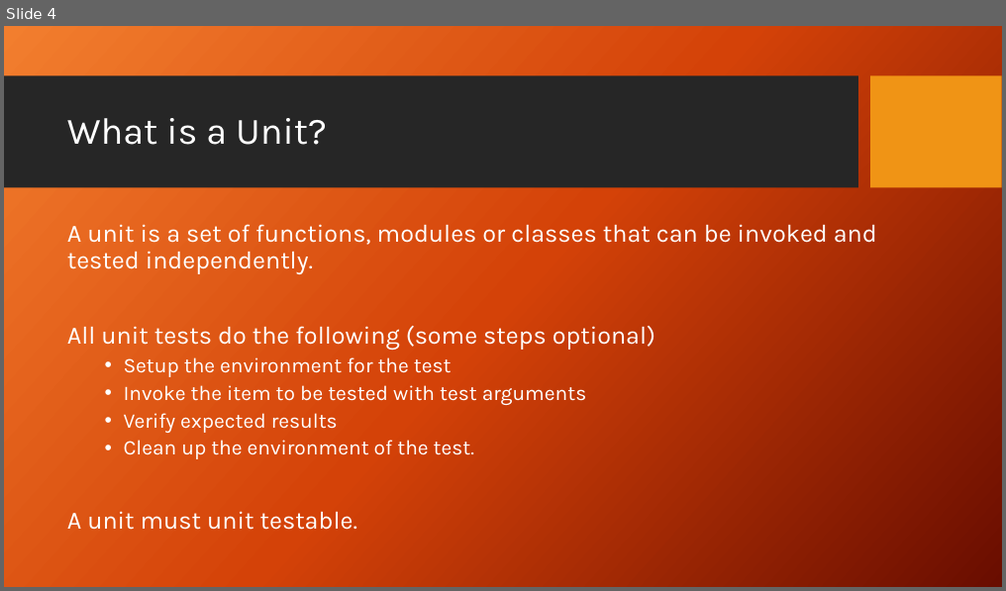
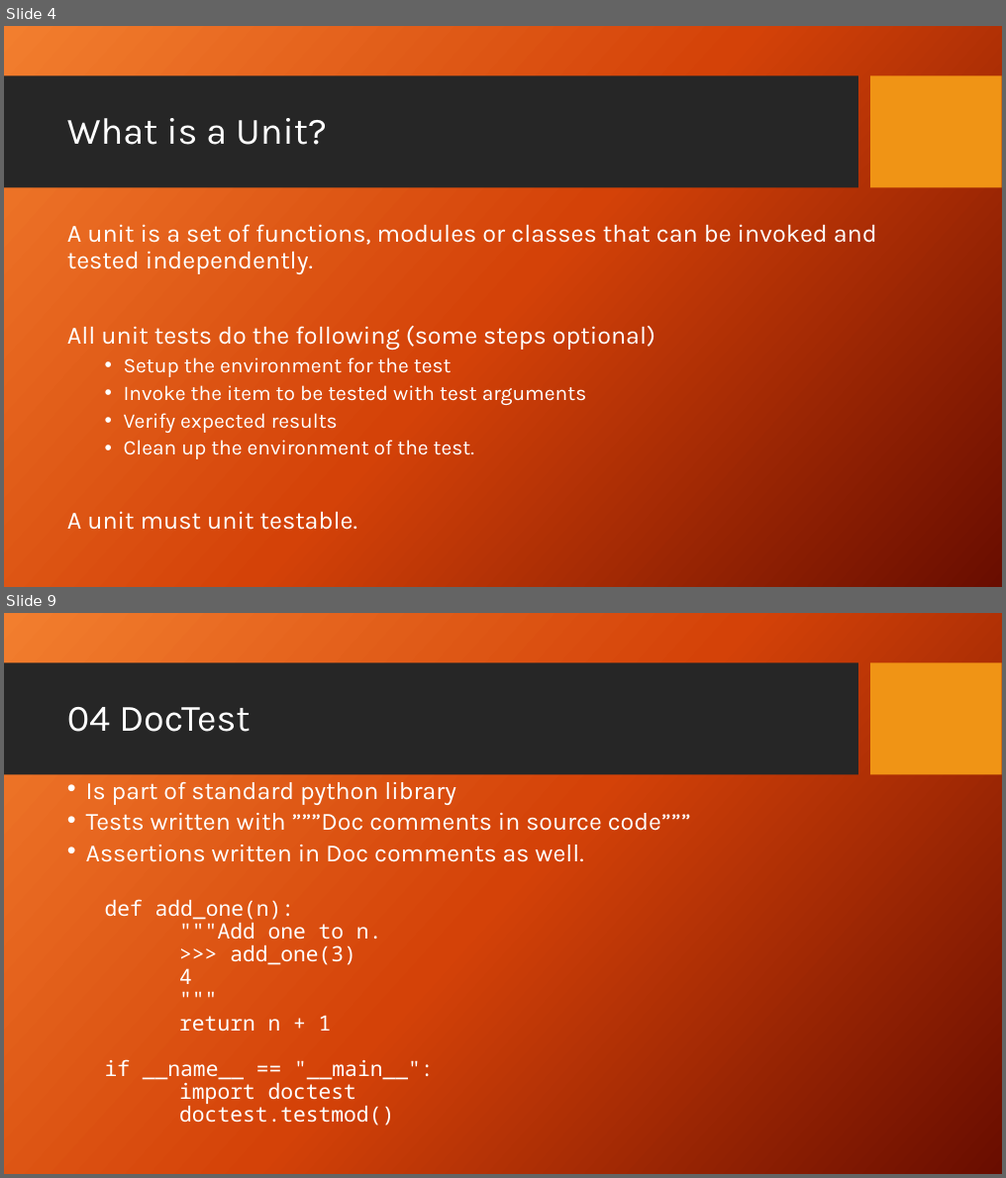
Before and after one commit to PrincetonUniversity/software_testing, a slide deck: UnitTestingSlides.pptx. Shown one above the other, each under a label of ours: slide 4 before the commit, slides 4 and 9 after it; the slides between them are not shown. The pictures are 1006x591 and 1006x1178 pixels, drawn with LibreOffice and Linux fonts; fonts in the diff are those of the drawing; background and template pictures are left out. Boxes give left, top, right and bottom in pixels: in the first picture for what was removed or moved away, otherwise in the second. Text is boxed around its words. In the diff, an @@ line names an element or a change of style, - is before the commit and + after.

```diff
--- a/UnitTestingSlides.pptx
+++ b/UnitTestingSlides.pptx
@@ slide 9 added at (x1=4, y1=613, x2=1002, y2=1174), background picture (left out); not listed: 2 template elements that a slide beside it also shows @@
@@ title added at (x1=67, y1=707, x2=250, y2=732), 36 pt, text #FFFFFF @@
+04 DocTest
@@ text added at (x1=86, y1=782, x2=691, y2=1126), 23.8 pt, text #FFFFFF @@
+• Is part of standard python library
+• Tests written with ”””Doc comments in source code”””
+• Assertions written in Doc comments as well.
+  def add_one(n):
+  """Add one to n.
+  >>> add_one(3)
+  4
+  """
+  return n + 1
+  if __name__ == "__main__":
+  import doctest
+  doctest.testmod()
```
Also in this commit, not shown: 3 slides changed, 6 other slides added.
